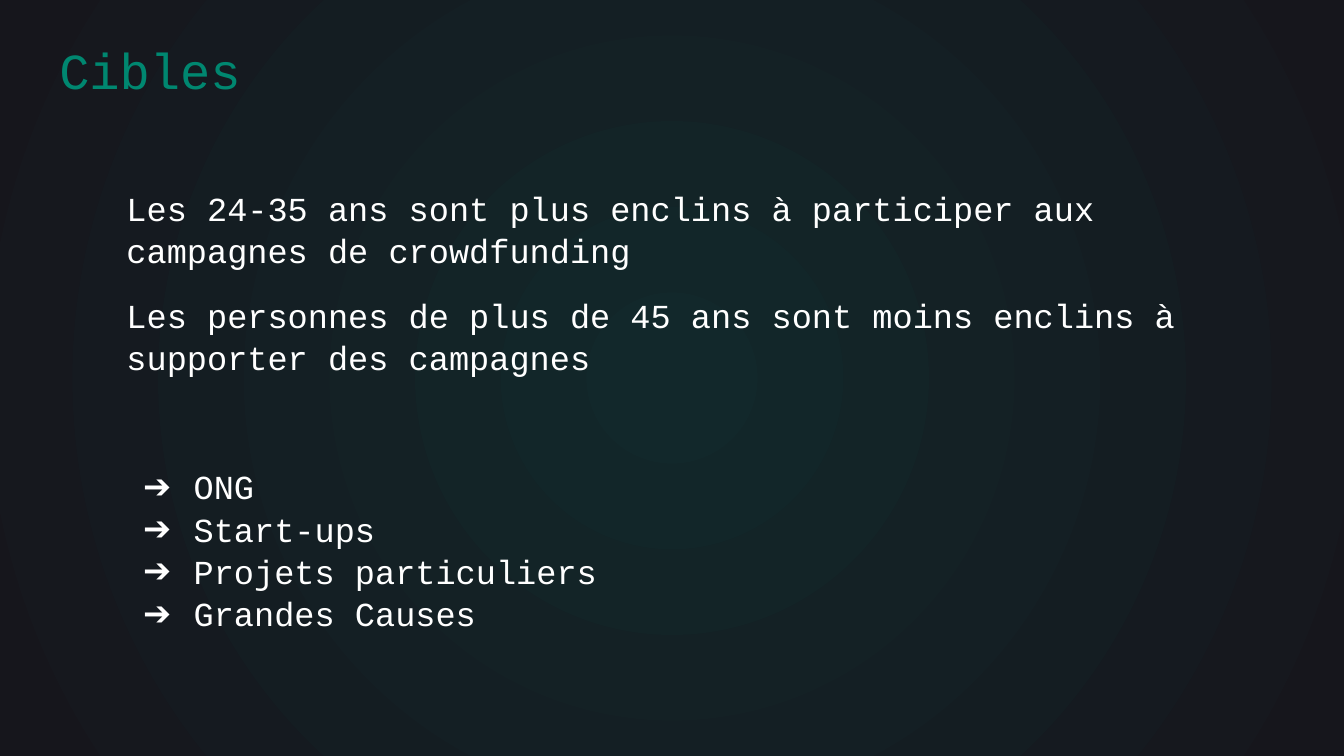
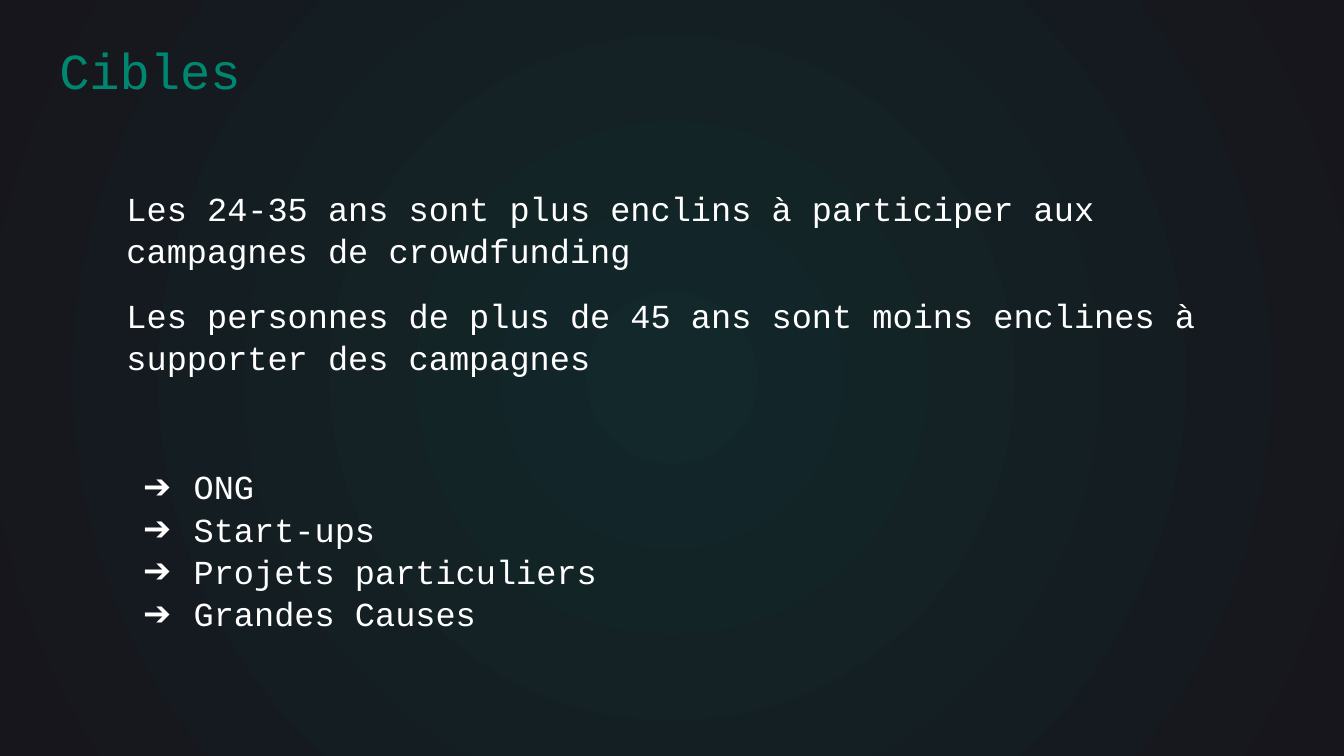
Before and after one commit to clement4saunier/FUNDSARESAFE, a slide deck: slide 10 of QuickStarter Pitch.pptx. Drawn at 1344x756 pixels with LibreOffice and Linux fonts; fonts in the diff are those of the drawing. Boxes give left, top, right and bottom in pixels: in the first picture for what was removed or moved away, otherwise in the second. Text is boxed around its words. In the diff, an @@ line names an element or a change of style, - is before the commit and + after.

```diff
--- a/QuickStarter Pitch.pptx
+++ b/QuickStarter Pitch.pptx
@@ text at box(126, 303, 1195, 377): text changed @@
-Les personnes de plus de 45 ans sont moins enclins à supporter des campagnes
+Les personnes de plus de 45 ans sont moins enclines à supporter des campagnes
```
Also in this commit, not shown: 1 other slide changed.
